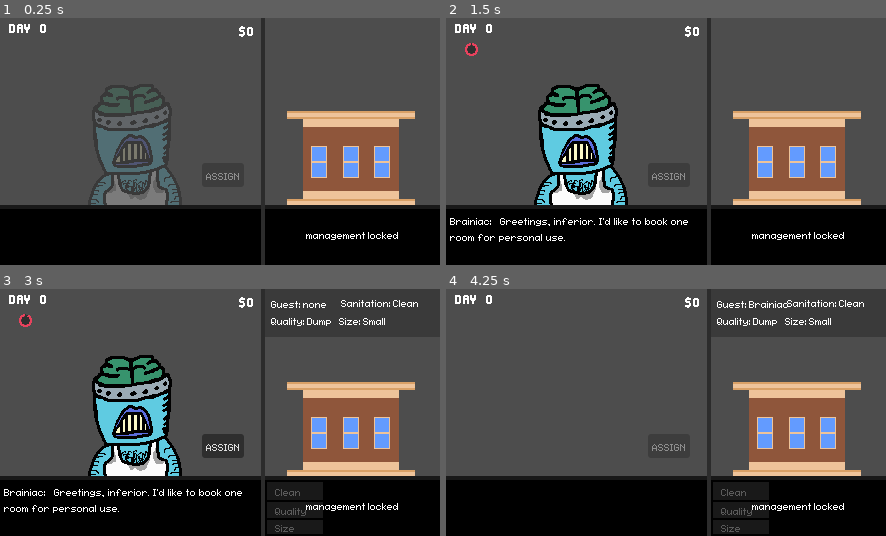
Above: before the commit, frames 1-4 (two rows, left to right).
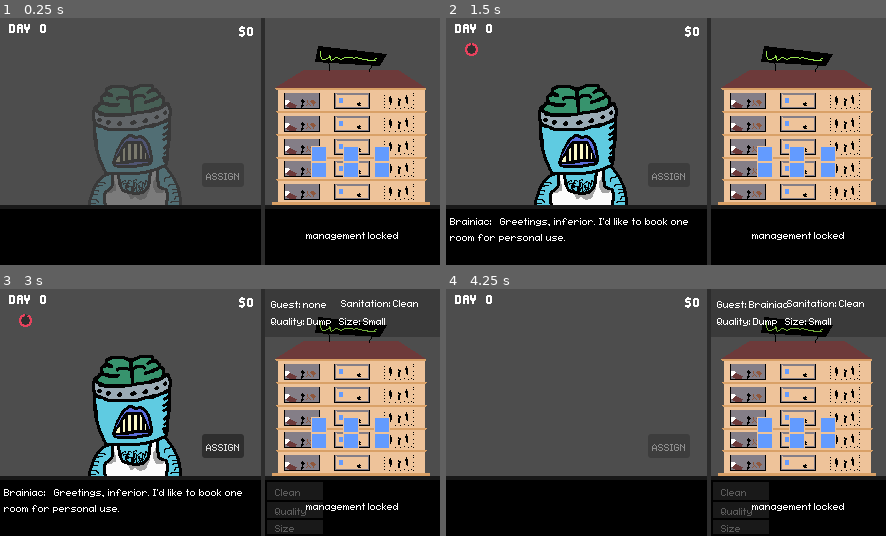
Above: after the commit, the same moments.

Repository: fawfle/brackeys-2026.1
Game: Godot game, scene res://scenes/game_scene.tscn
Two runs of this game, one before a commit and one after it. Both use one fixed random seed, a clock stepped at 60 frames per second and the inputs below.
Inputs (mouse positions are in pixels of both pictures, inside the frame that each line leads up to):
- Up to frame 1 (0.25 s): no input
- Up to frame 2 (1.5 s): tap Enter at 0.5, 0.6 s; move the mouse to (762, 129) at 0.52 s; hold Right 0.53-1.25 s; click (578, 235) at 1.25 s
- Up to frame 3 (3 s): click (352, 382) at 2 s; click (316, 432) at 2.77 s
- Up to frame 4 (4.25 s): click "ASSIGN" at 3.5 s

The runs differ from the first frame. In frame 1, 16% of the frame differs, in the area x 61-98%, y 11-76%; in frame 2, 16%; in frame 3, 16%; in frame 4, 16%.

Commit message:
hotel mockup

Diff:
--- a/scenes/hotel/hotel.tscn
+++ b/scenes/hotel/hotel.tscn
@@ -1,6 +1,6 @@
 [gd_scene format=3 uid="uid://77p6p1b14sjc"]
 
-[ext_resource type="Texture2D" uid="uid://crjlh5bomrb3d" path="res://sprites/ui/Hotel.png" id="1_urtm0"]
+[ext_resource type="Texture2D" uid="uid://cfpmgonpxqar" path="res://sprites/ui/hotel-mockup-001.png" id="1_urtm0"]
 
 [node name="Hotel" type="Node2D" unique_id=1354698565]
 
--- a/scenes/hotel_window.tscn
+++ b/scenes/hotel_window.tscn
@@ -22,7 +22,7 @@
 [node name="HotelView" type="Node2D" parent="." unique_id=2022723896]
 
 [node name="Hotel" parent="HotelView" unique_id=1354698565 instance=ExtResource("5_0w18b")]
-position = Vector2(86, 141)
+position = Vector2(86, 104)
 
 [node name="HotelBar" type="ColorRect" parent="." unique_id=1135708921]
 layout_mode = 1
--- a/scripts/hotel_upgrade.gd
+++ /dev/null
@@ -1 +0,0 @@
-@abstract class_name HotelUpgrade extends Resource
--- /dev/null
+++ b/scripts/hotel_upgrades/hotel_upgrade.gd
@@ -0,0 +1,10 @@
+@abstract class_name HotelUpgrade extends Resource
+
+# for effects that trigger on apply
+@abstract func apply()
+## happens when guest checks out. For effects like flat increasing happiness or chance to ignore
+@abstract func checkout_modifier(guest: Guest)
+
+# 25% chance to negate a trait on a guest OR ALL guests give +0.25 stars
+#
+# high roller: bonus for getting 4.5 or above BUT penatly for getting below / reduced penalties BUT 25% lower overall gain
Not shown: 1 places in scenes/hotel_window.tscn that only renumber resources
Renamed: scripts/hotel_upgrade.gd.uid -> scripts/hotel_upgrades/hotel_upgrade.gd.uid
Binary file added: sprites/ui/hotel-mockup-001.png
Not shown, added: sprites/ui/hotel-mockup-001.png.import
Binary file added: sprites/ui/source/hotel-mockup-001.aseprite
